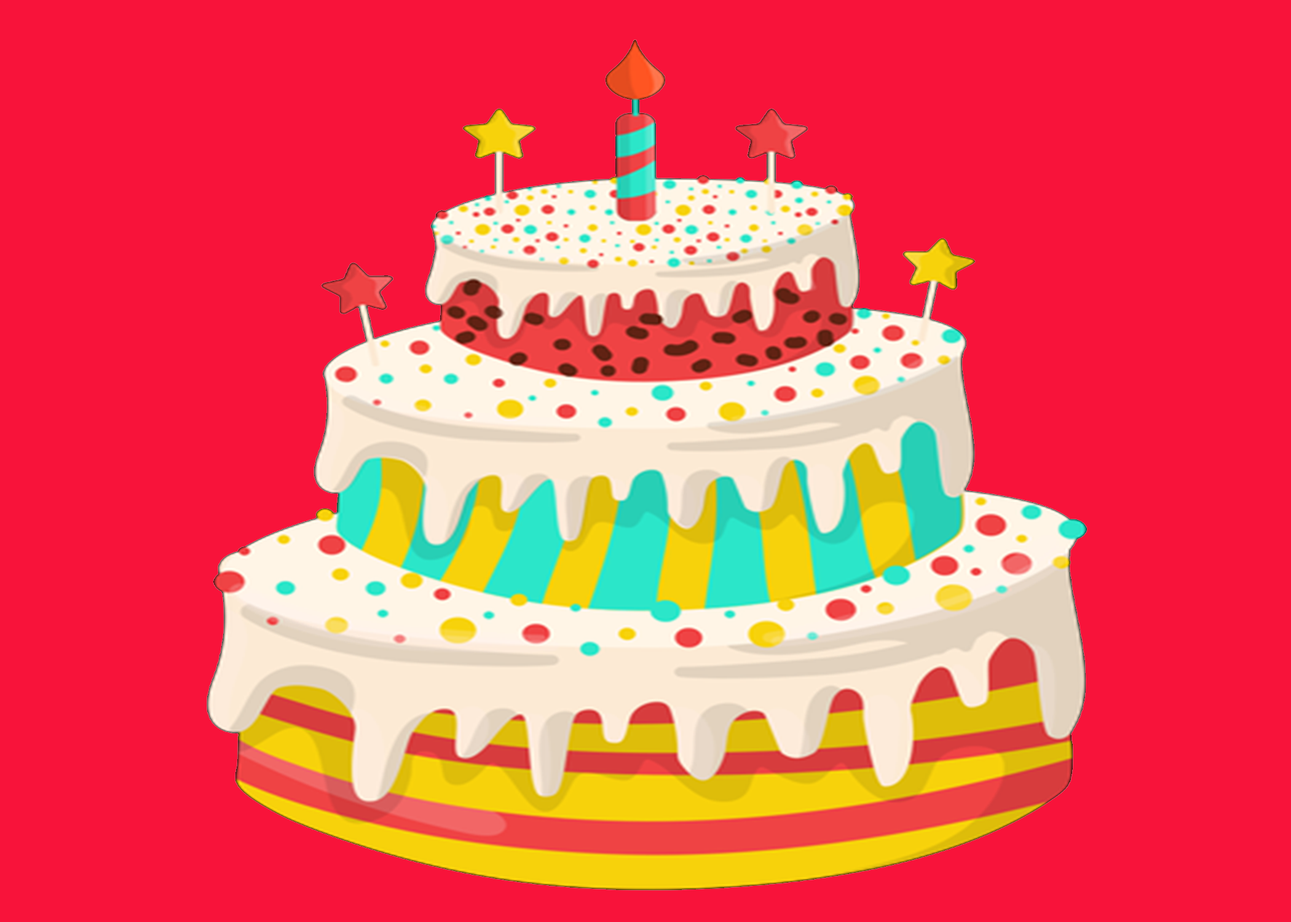
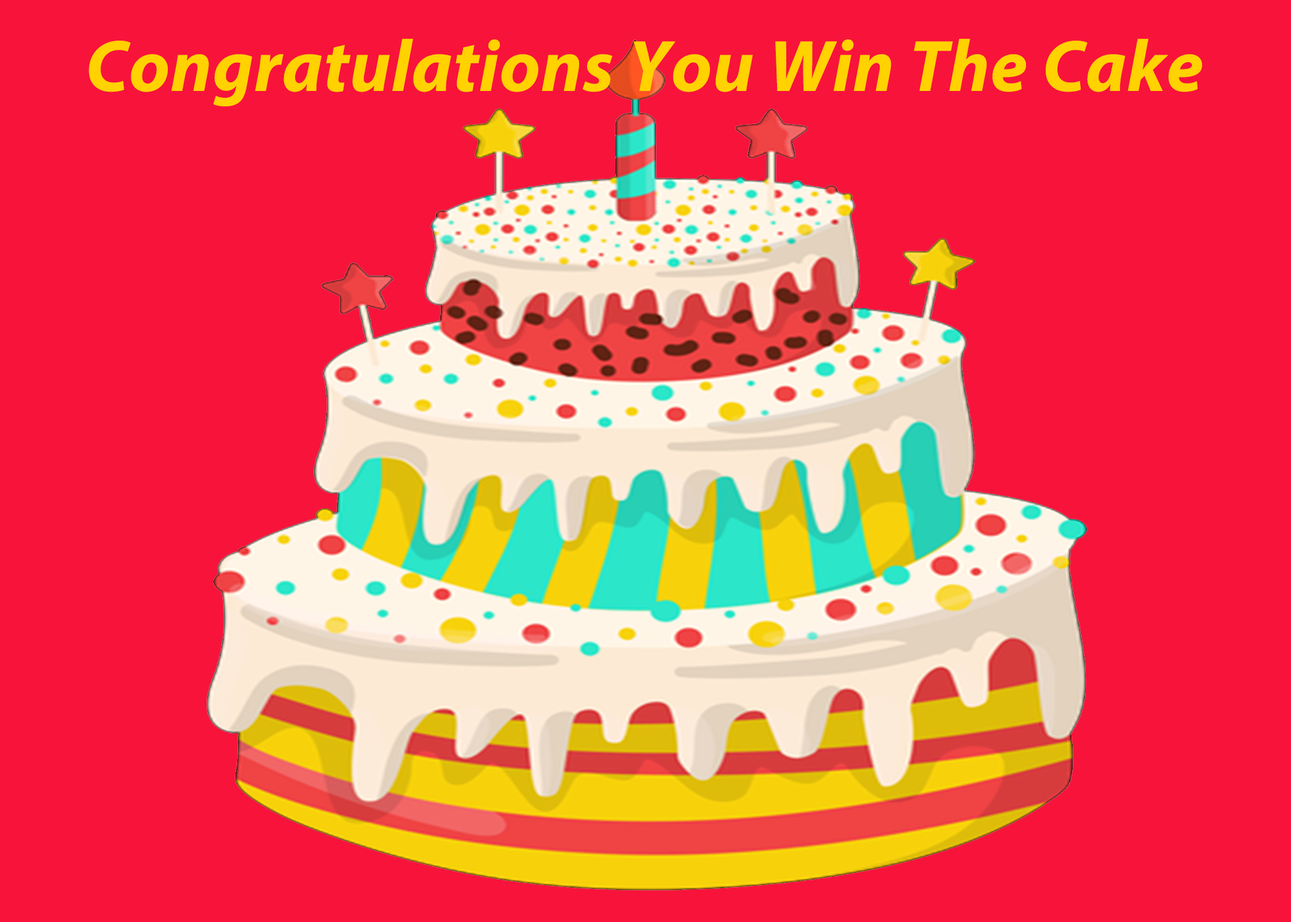
Layer changes from the first 1291×922 image to the second:
added layer "Congratulations You Win The Cake" above "Layer 1" over [88, 38, 1203, 107]
